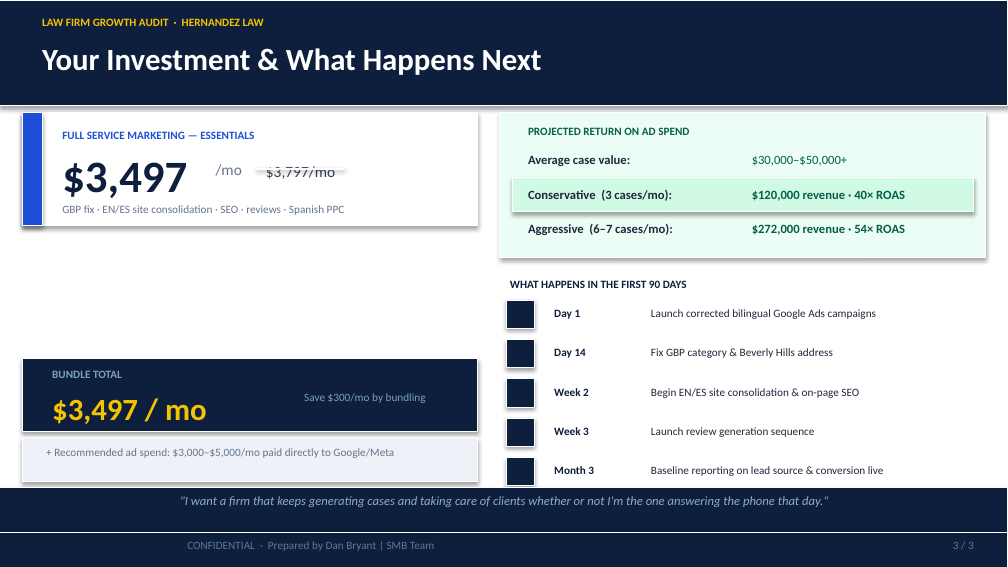
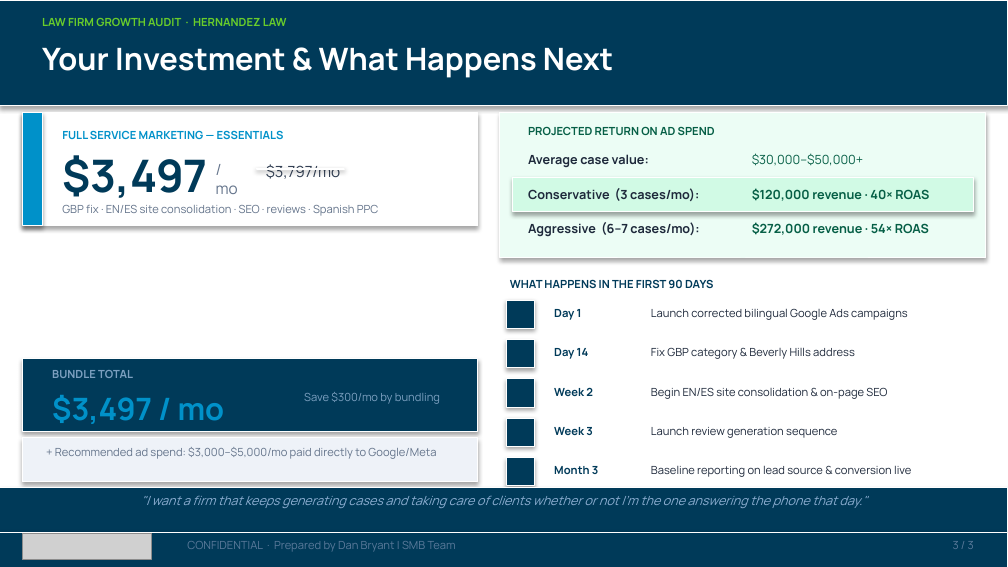
Before and after one commit to SMB-Team-Technology/workwith-smbteam, a slide deck: slide 3 of hernandez-law/Hernandez_Law_August 14, 2026_Proposal.pptx. Drawn at 1008x567 pixels with LibreOffice and Linux fonts; fonts in the diff are those of the drawing; grey boxes stand for pictures. Boxes give left, top, right and bottom in pixels: in the first picture for what was removed or moved away, otherwise in the second. Text is boxed around its words. In the diff, an @@ line names an element or a change of style, - is before the commit and + after.

```diff
--- a/hernandez-law/Hernandez_Law_August 14, 2026_Proposal.pptx
+++ b/hernandez-law/Hernandez_Law_August 14, 2026_Proposal.pptx
@@ text "LAW FIRM GROWTH AUDIT · ..." at (x1=42, y1=18, x2=287, y2=26): font Calibri to Manrope, text colour #F5C400 to #69CD2B @@
@@ rectangle at (x1=22, y1=113, x2=42, y2=226): fill #1D4ED8 to #0091C9 @@
@@ text "FULL SERVICE MARKETING — ESSENTIALS" at (x1=62, y1=130, x2=284, y2=139): font Calibri to Manrope, text colour #1D4ED8 to #0091C9 @@
@@ text "$3,497 / mo" at (x1=52, y1=395, x2=224, y2=424): font Calibri to Manrope, text colour #F5C400 to #0091C9 @@
@@ font Calibri to Manrope, text colour #0D1F3C to #003A59 in 7 elements at (x1=62, y1=155, x2=208, y2=198), (x1=510, y1=279, x2=713, y2=288), (x1=554, y1=309, x2=582, y2=320), (x1=554, y1=348, x2=589, y2=359), (x1=554, y1=387, x2=593, y2=396), (x1=554, y1=427, x2=593, y2=435), (x1=554, y1=466, x2=599, y2=474) @@
@@ fill #0D1F3C to #003A59 in 9 elements at (x1=0, y1=0, x2=1008, y2=106), (x1=22, y1=359, x2=478, y2=431), (x1=506, y1=300, x2=534, y2=329), (x1=506, y1=340, x2=534, y2=368), (x1=506, y1=379, x2=534, y2=407), (x1=506, y1=418, x2=534, y2=447), (x1=506, y1=458, x2=534, y2=486), (x1=0, y1=488, x2=1008, y2=532), (x1=0, y1=532, x2=1008, y2=567) @@
@@ picture added at (x1=22, y1=533, x2=151, y2=559) @@
@@ font Calibri to Manrope in 22 elements at (x1=42, y1=47, x2=613, y2=78), (x1=216, y1=185, x2=238, y2=194), (x1=266, y1=164, x2=340, y2=179), (x1=62, y1=205, x2=379, y2=216), (x1=52, y1=370, x2=133, y2=378), (x1=304, y1=392, x2=440, y2=404), (x1=55, y1=447, x2=436, y2=459), (x1=528, y1=126, x2=715, y2=135), (x1=528, y1=154, x2=649, y2=167), (x1=752, y1=153, x2=863, y2=166), (x1=528, y1=188, x2=699, y2=201), (x1=752, y1=188, x2=929, y2=201), (x1=528, y1=222, x2=699, y2=236), (x1=752, y1=222, x2=929, y2=235), (x1=651, y1=309, x2=908, y2=320), (x1=651, y1=347, x2=855, y2=359), (x1=651, y1=387, x2=887, y2=399), (x1=651, y1=427, x2=837, y2=438), (x1=651, y1=466, x2=911, y2=477), (x1=141, y1=496, x2=867, y2=508), (x1=187, y1=541, x2=456, y2=552), (x1=953, y1=541, x2=974, y2=549) @@
```
Also in this commit, not shown: 2 other slides changed, 7 other files.
